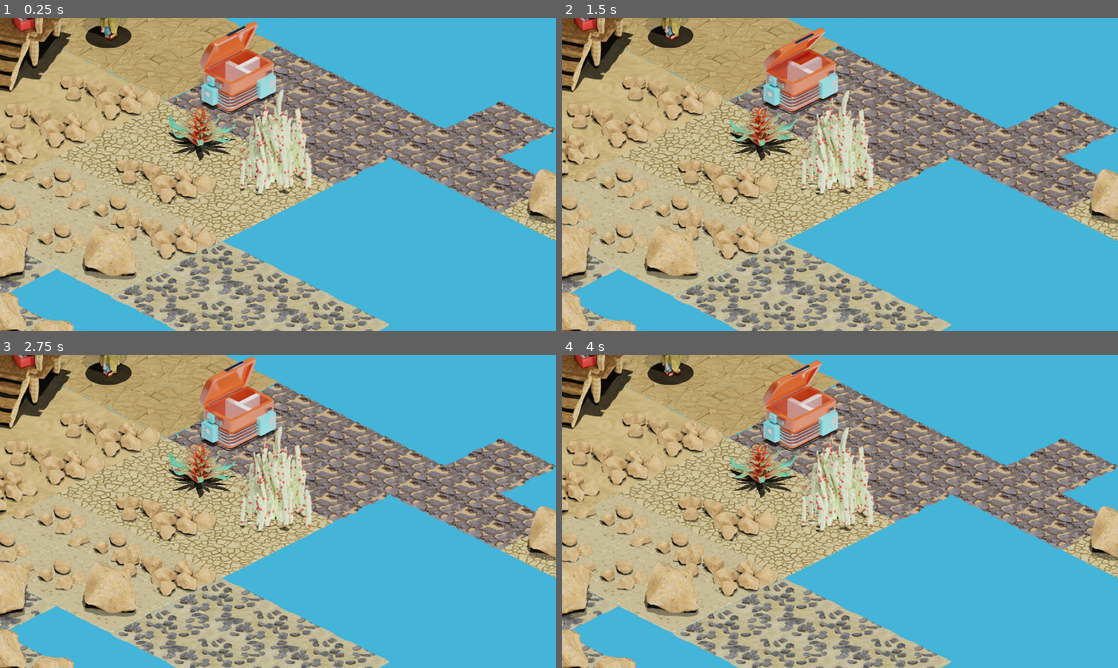
Above: before the commit, frames 1-4 (two rows, left to right).
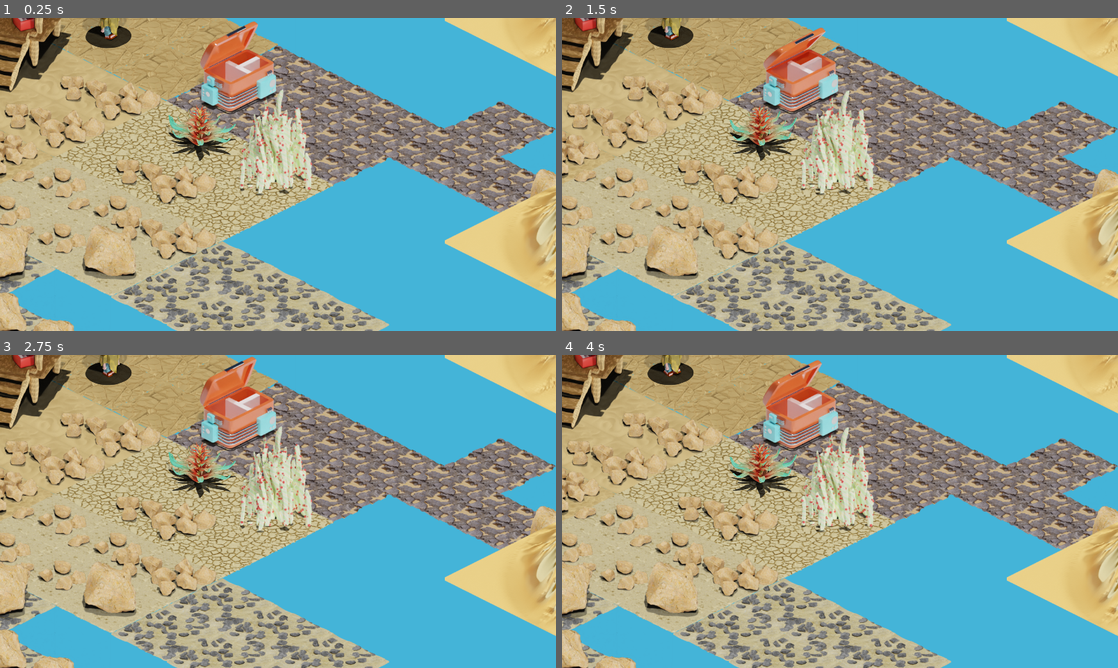
Above: after the commit, the same moments.

Repository: lorentzo/jagoda-jam
Game: Godot game, scene res://Assets/Tiles/BaseIslandTiles/BaseIslandTiles.tscn
The game is run twice, just before and just after one commit, with the same random seed, the same clock (stepped at 60 frames per second) and the same inputs. This scene is started directly instead of the project's main scene.
Inputs:
- Up to frame 1 (0.25 s): no input
- Up to frame 2 (1.5 s): hold Right (walk-right) 0.53-1.28 s; hold Down (walk-down) from 1.28 s (still down)
- Up to frame 3 (2.75 s): release Down (walk-down) at 2.03 s; hold Right (walk-right) from 2.03 s (still down)
- Up to frame 4 (4 s): release Right (walk-right) at 2.78 s; hold Up (walk-up) 2.78-3.53 s; hold Left (walk-left) from 3.53 s (still down)

The runs differ from the first frame. In frame 1, 5.6% of the frame differs, in the area x 80-100%, y 0-90%; in frame 2, 5.6%; in frame 3, 5.6%; in frame 4, 5.6%.

Commit message:
updating mountain tiles

Diff:
--- a/jagoda/Assets/Tiles/BaseIslandTiles/BaseIslandTiles.tscn
+++ b/jagoda/Assets/Tiles/BaseIslandTiles/BaseIslandTiles.tscn
@@ -25,12 +25,12 @@
 layer_0/y_sort_enabled = true
 layer_0/tile_data = PackedInt32Array(786430, 5, 0, 786431, 7, 0, 851967, 4, 0, 917502, 4, 0, 655358, 6, 0, 720894, 5, 0 …(386 unchanged characters)…
 
-[node name="TileMap" type="TileMap" parent="."]
+[node name="Mountains" type="TileMap" parent="."]
 y_sort_enabled = true
 tile_set = ExtResource("3_e882m")
 format = 2
 layer_0/y_sort_enabled = true
-layer_0/tile_data = PackedInt32Array(-131074, 0, 0, 65537, 0, 0, 131070, 0, 0)
+layer_0/tile_data = PackedInt32Array(-131074, 4, 0, 65537, 2, 0, 131070, 3, 0, 1, 2, 0, -131071, 1, 0, -196608, 1, 0, -131073, 1, 0)
 
 [node name="Plant1" parent="." instance=ExtResource("4_p3xgb")]
 position = Vector2(459, 255)
--- a/jagoda/Assets/Tiles/mountain/MountainTileSet.tres
+++ b/jagoda/Assets/Tiles/mountain/MountainTileSet.tres
@@ -1,13 +1,34 @@
-[gd_resource type="TileSet" load_steps=3 format=3 uid="uid://lbcx1niifxqo"]
+[gd_resource type="TileSet" load_steps=9 format=3 uid="uid://lbcx1niifxqo"]
 
-[ext_resource type="Texture2D" uid="uid://gslycf1cy78o" path="res://Assets/Tiles/mountain/mountain.png" id="1_rxw03"]
+[ext_resource type="Texture2D" uid="uid://chftyh25x4f2l" path="res://Assets/Tiles/mountain/Textures/mountain_0.png" id="1_p3gxp"]
+[ext_resource type="Texture2D" uid="uid://b587ldf7d6lso" path="res://Assets/Tiles/mountain/Textures/mountain_1.png" id="2_fnys7"]
+[ext_resource type="Texture2D" uid="uid://cagamfgoremh4" path="res://Assets/Tiles/mountain/Textures/mountain_2.png" id="3_pmoa2"]
+[ext_resource type="Texture2D" uid="uid://cj0lu3wupxpvj" path="res://Assets/Tiles/mountain/Textures/mountain_3.png" id="4_hx0kc"]
 
-[sub_resource type="TileSetAtlasSource" id="TileSetAtlasSource_yemhb"]
-texture = ExtResource("1_rxw03")
+[sub_resource type="TileSetAtlasSource" id="TileSetAtlasSource_ono54"]
+texture = ExtResource("1_p3gxp")
+texture_region_size = Vector2i(1024, 1024)
+0:0/0 = 0
+
+[sub_resource type="TileSetAtlasSource" id="TileSetAtlasSource_ndh5p"]
+texture = ExtResource("2_fnys7")
+texture_region_size = Vector2i(1024, 1024)
+0:0/0 = 0
+
+[sub_resource type="TileSetAtlasSource" id="TileSetAtlasSource_688x6"]
+texture = ExtResource("3_pmoa2")
+texture_region_size = Vector2i(1024, 1024)
+0:0/0 = 0
+
+[sub_resource type="TileSetAtlasSource" id="TileSetAtlasSource_2shoi"]
+texture = ExtResource("4_hx0kc")
 texture_region_size = Vector2i(1024, 1024)
 0:0/0 = 0
 
 [resource]
 tile_shape = 1
 tile_size = Vector2i(1024, 512)
-sources/0 = SubResource("TileSetAtlasSource_yemhb")
+sources/1 = SubResource("TileSetAtlasSource_ono54")
+sources/2 = SubResource("TileSetAtlasSource_ndh5p")
+sources/3 = SubResource("TileSetAtlasSource_688x6")
+sources/4 = SubResource("TileSetAtlasSource_2shoi")
--- a/jagoda/Scenes/Game.tscn
+++ b/jagoda/Scenes/Game.tscn
@@ -29,7 +29,7 @@
 tile_set = ExtResource("3_35d8d")
 format = 2
 layer_0/y_sort_enabled = true
-layer_0/tile_data = PackedInt32Array(-196608, 0, 0)
+layer_0/tile_data = PackedInt32Array(-196608, 1, 0, -131071, 2, 0, -65535, 3, 0, -262144, 4, 0)
 
 [node name="rock_tiles" type="TileMap" parent="."]
 y_sort_enabled = true
Binary file added: jagoda/Assets/Tiles/mountain/Textures/mountain_0.png
Not shown, added: jagoda/Assets/Tiles/mountain/Textures/mountain_0.png.import
Binary file added: jagoda/Assets/Tiles/mountain/Textures/mountain_1.png
Not shown, added: jagoda/Assets/Tiles/mountain/Textures/mountain_1.png.import
Binary file added: jagoda/Assets/Tiles/mountain/Textures/mountain_2.png
Not shown, added: jagoda/Assets/Tiles/mountain/Textures/mountain_2.png.import
Binary file added: jagoda/Assets/Tiles/mountain/Textures/mountain_3.png
Not shown, added: jagoda/Assets/Tiles/mountain/Textures/mountain_3.png.import
Binary file removed: jagoda/Assets/Tiles/mountain/mountain.png
Not shown, removed: jagoda/Assets/Tiles/mountain/mountain.png.import
Not shown, removed: art/tiles/tiles_mountain/mountain.png
Not shown, added: art/tiles/tiles_mountain/mountain_0.png
(and 6 more such lines)
